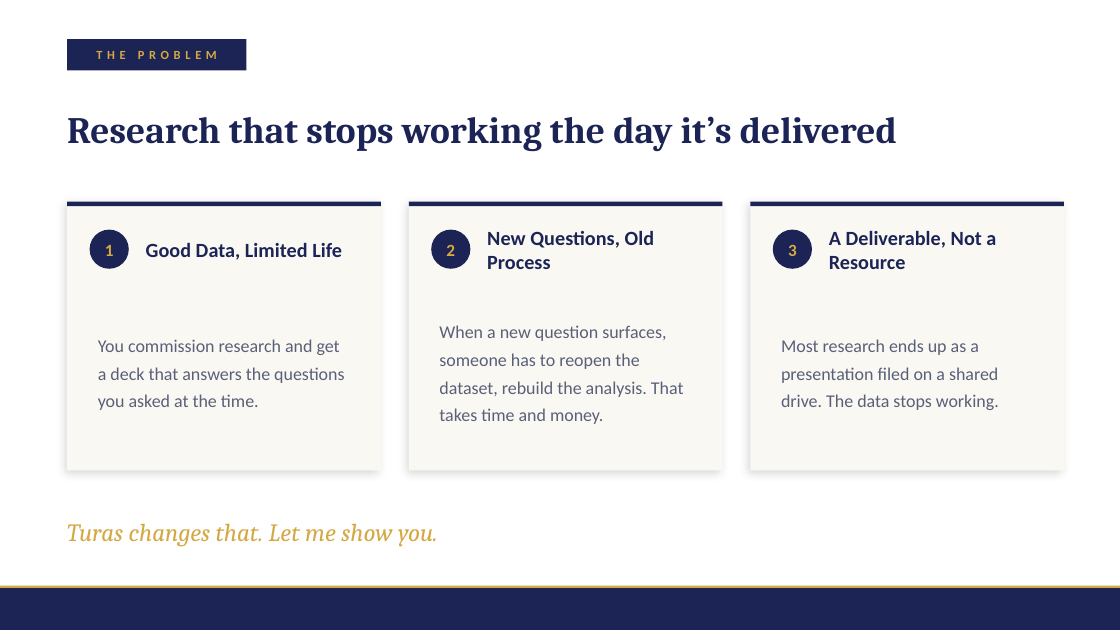
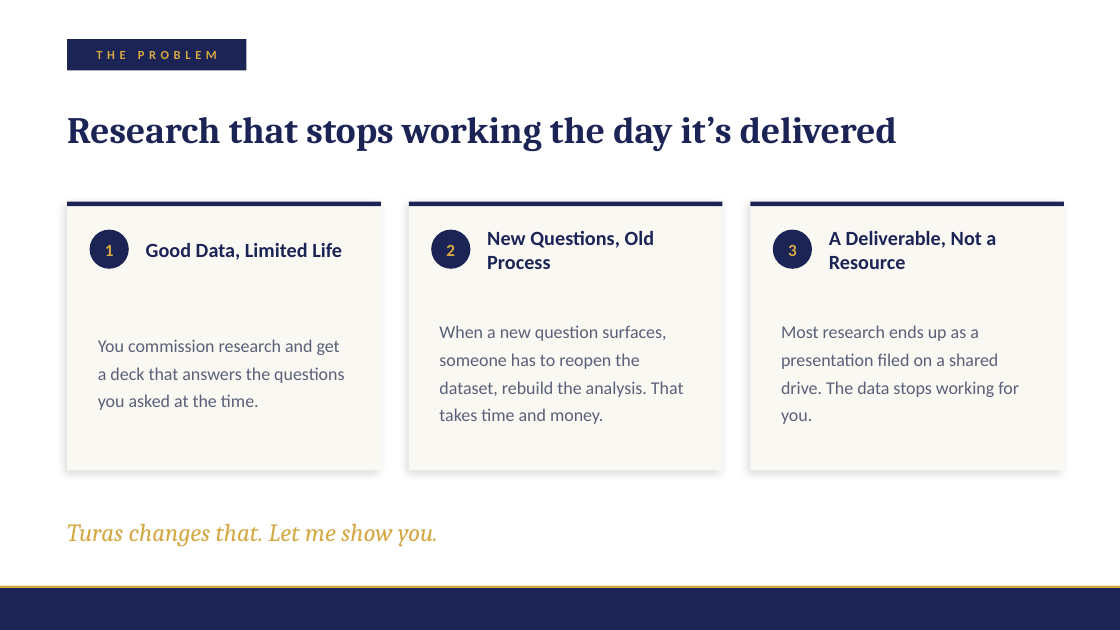
Before and after one commit to DuncanRBrett/Turas, a slide deck: slide 2 of docs/marketing/Turas demo companion.pptx. Drawn at 1120x630 pixels with LibreOffice and Linux fonts; fonts in the diff are those of the drawing. Boxes give left, top, right and bottom in pixels: in the first picture for what was removed or moved away, otherwise in the second. Text is boxed around its words. In the diff, an @@ line names an element or a change of style, - is before the commit and + after.

```diff
--- a/docs/marketing/Turas demo companion.pptx
+++ b/docs/marketing/Turas demo companion.pptx
@@ text at (781, 325, 1019, 424): text changed @@
-Most research ends up as a presentation filed on a shared drive. The data stops working.
+Most research ends up as a presentation filed on a shared drive. The data stops working for you.
```
Also in this commit, not shown: 3 other slides changed, 3 other files.
